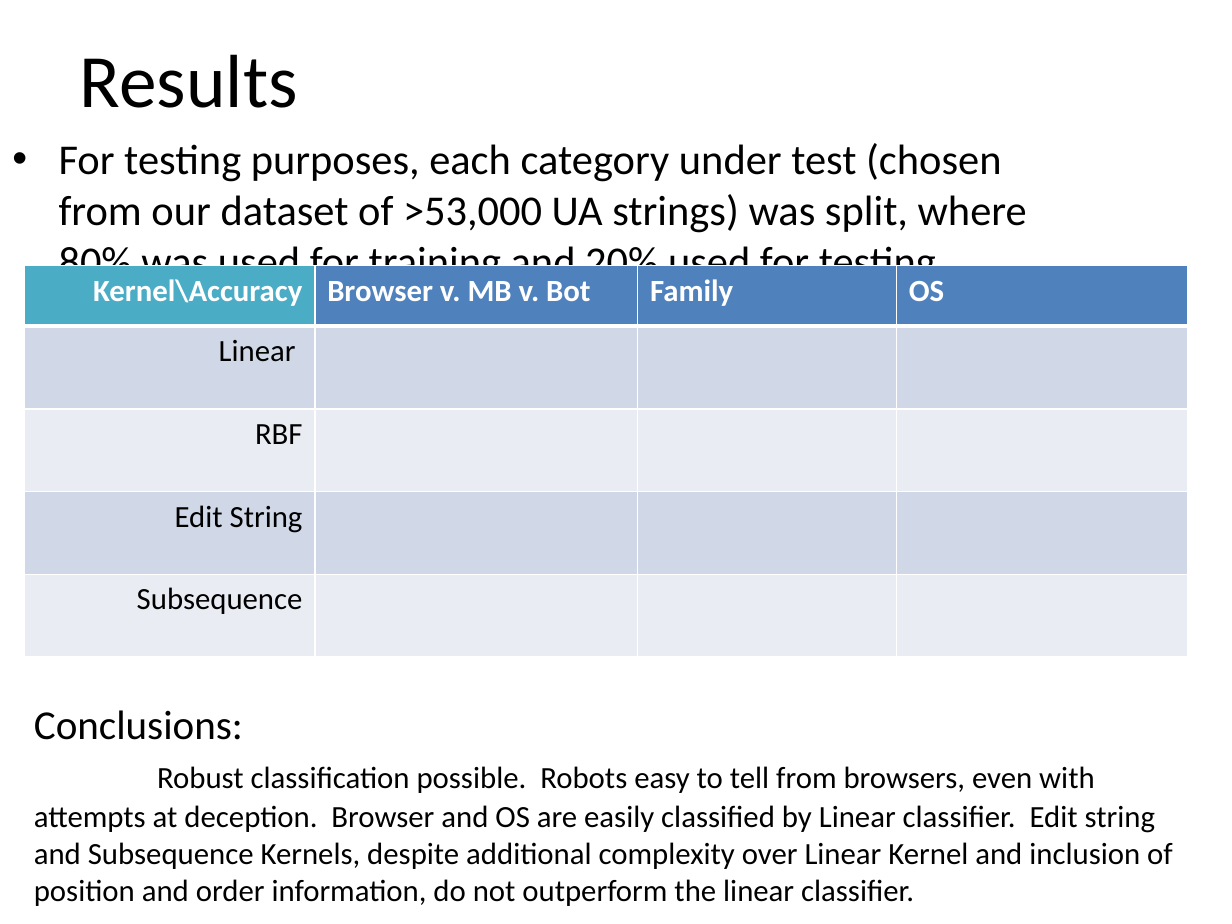
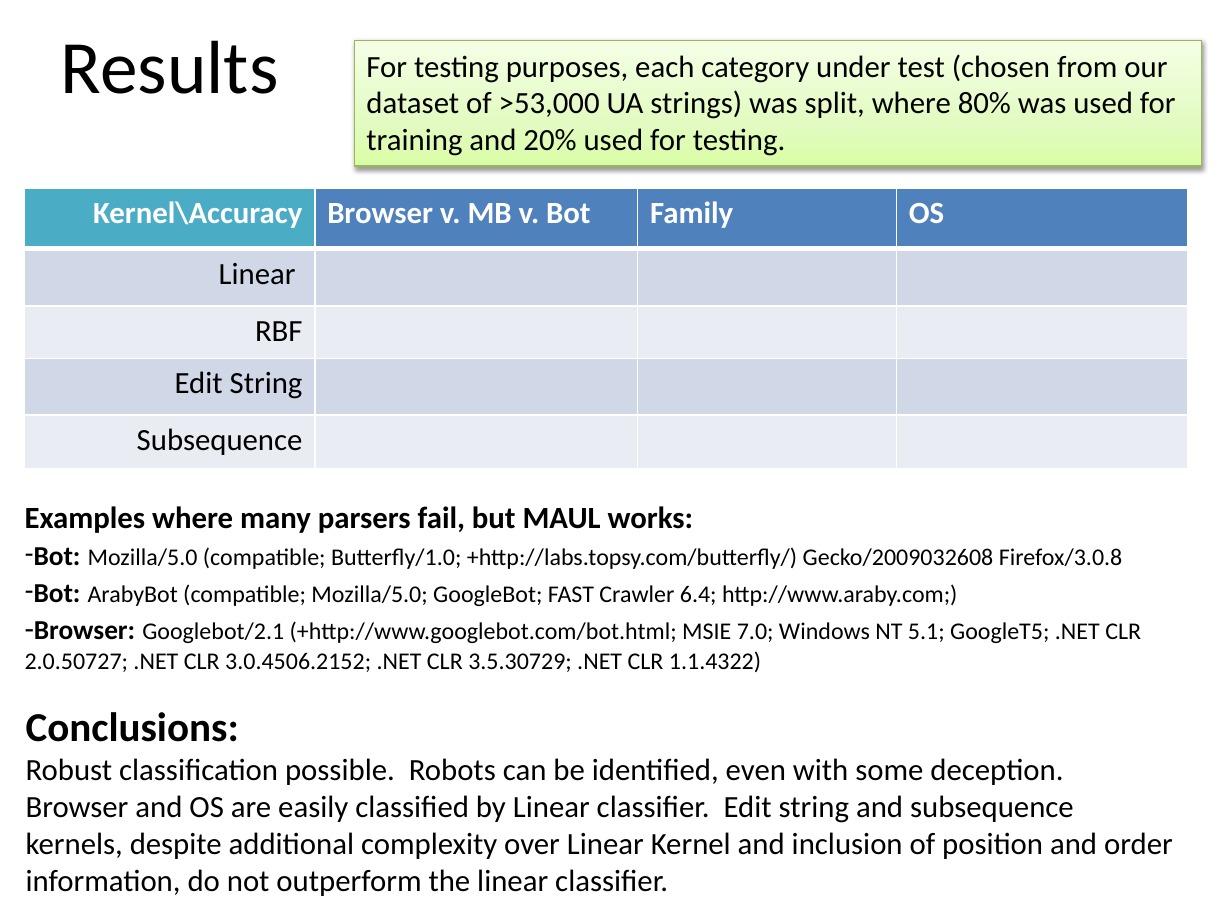
Before and after one commit to bholley/maul, a slide deck: slide 6 of poster/poster.pptx. Drawn at 1232x924 pixels with LibreOffice and Linux fonts; fonts in the diff are those of the drawing. Boxes give left, top, right and bottom in pixels: in the first picture for what was removed or moved away, otherwise in the second. Text is boxed around its words. In the diff, an @@ line names an element or a change of style, - is before the commit and + after.

```diff
--- a/poster/poster.pptx
+++ b/poster/poster.pptx
@@ title "Results" moved from (x1=80, y1=54, x2=298, y2=108) to (x1=61, y1=40, x2=279, y2=94) @@
@@ rectangle "For testing purposes, each category ..." resized from (x1=59, y1=143, x2=1027, y2=287) to (x1=355, y1=41, x2=1202, y2=166) @@
@@ rectangle "For testing purposes, each category ..." at (x1=355, y1=41, x2=1202, y2=166): size 24.8 to 18 pt; bullet • to none; less space between paragraphs; fill none to gradient #DAFDA7 to #E4FCC2 to #F5FFE7; outline none to #98B955 0.75 pt; shadow on @@
@@ table resized from (x1=25, y1=266, x2=1188, y2=658) to (x1=25, y1=188, x2=1188, y2=469) @@
@@ text added at (x1=25, y1=506, x2=1141, y2=672), 14 pt, text #000000 @@
+Examples where many parsers fail, but MAUL works:
+– Bot: Mozilla/5.0 (compatible; Butterfly/1.0; +http://labs.topsy.com/butterfly/) Gecko/2009032608 Firefox/3.0.8
+– Bot: ArabyBot (compatible; Mozilla/5.0; GoogleBot; FAST Crawler 6.4; http://www.araby.com;)
+-Browser: Googlebot/2.1 (+http://www.googlebot.com/bot.html; MSIE 7.0; Windows NT 5.1; GoogleT5; .NET CLR 2.0.50727; .NET CLR 3.0.4506.2152; .NET CLR 3.5.30729; .NET CLR 1.1.4322)
@@ text "Conclusions:" moved from (x1=34, y1=710, x2=1173, y2=906) to (x1=26, y1=712, x2=1173, y2=896) @@
@@ text at (x1=26, y1=712, x2=239, y2=742): bold on in "Conclusions:" @@
@@ text at (x1=26, y1=758, x2=1173, y2=896): text changed @@
-Robust classification possible. Robots easy to tell from browsers, even with attempts at deception. Browser and OS are easily classified by Linear classifier. Edit string and Subsequence Kernels, despite additional complexity over Linear Kernel and inclusion of position and order information, do not outperform the linear classifier.
+Robust classification possible. Robots can be identified, even with some deception. Browser and OS are easily classified by Linear classifier. Edit string and subsequence kernels, despite additional complexity over Linear Kernel and inclusion of position and order information, do not outperform the linear classifier.
```
Also in this commit, not shown: 2 other slides changed, 1 other file.
